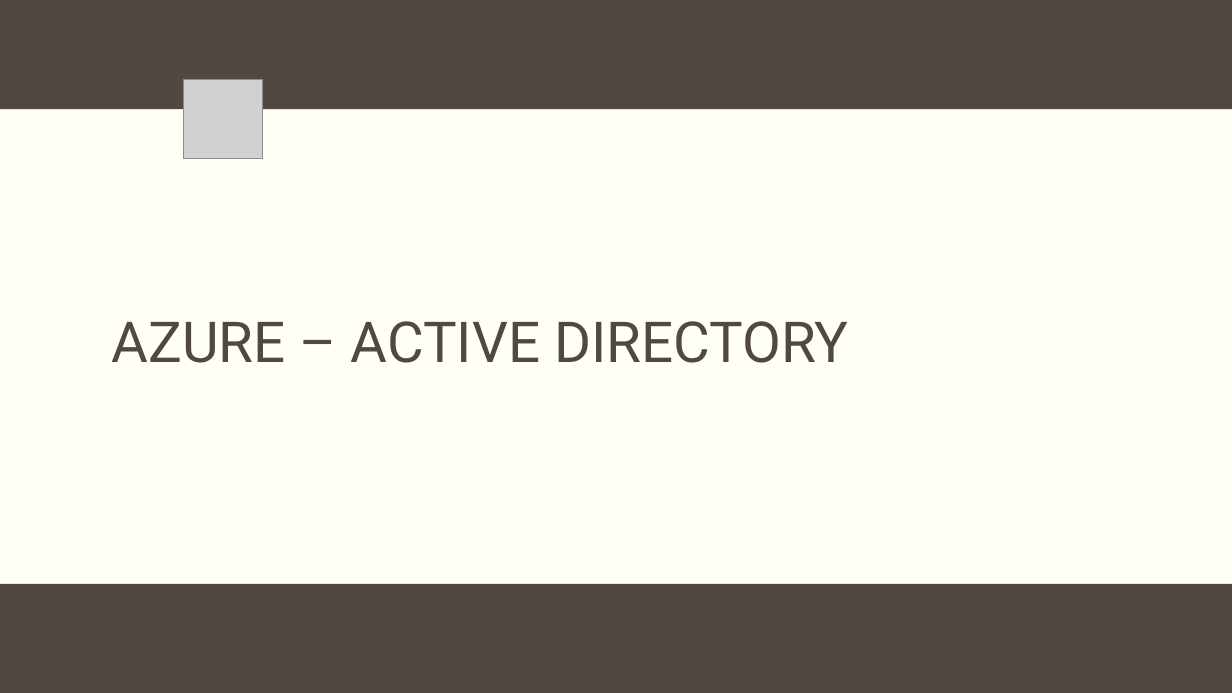
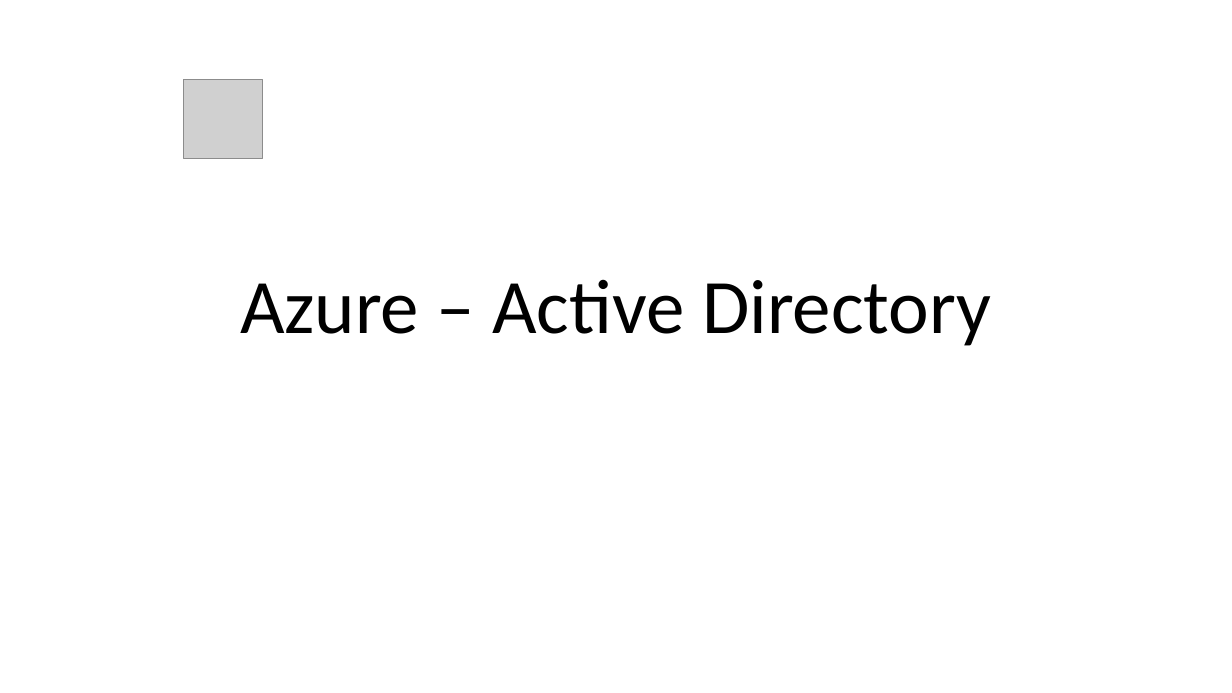
Before and after one commit to prasadhonrao/Training, a slide deck: slide 23 of Presentations/Microsoft Azure.pptx (slide 25 before the commit). Drawn at 1232x693 pixels with LibreOffice and Linux fonts; fonts in the diff are those of the drawing; grey boxes stand for pictures; background and template pictures are left out. Boxes give left, top, right and bottom in pixels: in the first picture for what was removed or moved away, otherwise in the second. Text is boxed around its words. In the diff, an @@ line names an element or a change of style, - is before the commit and + after.

```diff
--- a/Presentations/Microsoft Azure.pptx
+++ b/Presentations/Microsoft Azure.pptx
@@ background #FFFFF3 to #FFFFFF @@
@@ rectangle removed at bbox=[0, 0, 1232, 109] @@
@@ title "Azure – Active Directory" at bbox=[240, 279, 991, 346]: vertical alignment middle to bottom @@
@@ title at bbox=[240, 279, 991, 346]: text changed; size 44 to 60 pt; font Roboto to Calibri; text colour #514843 to #000000 @@
-AZURE – ACTIVE DIRECTORY
+Azure – Active Directory
@@ rectangle removed at bbox=[0, 584, 1232, 693] @@
```
Also in this commit, not shown: 22 other slides changed, 33 slides added, 2 slides removed.
